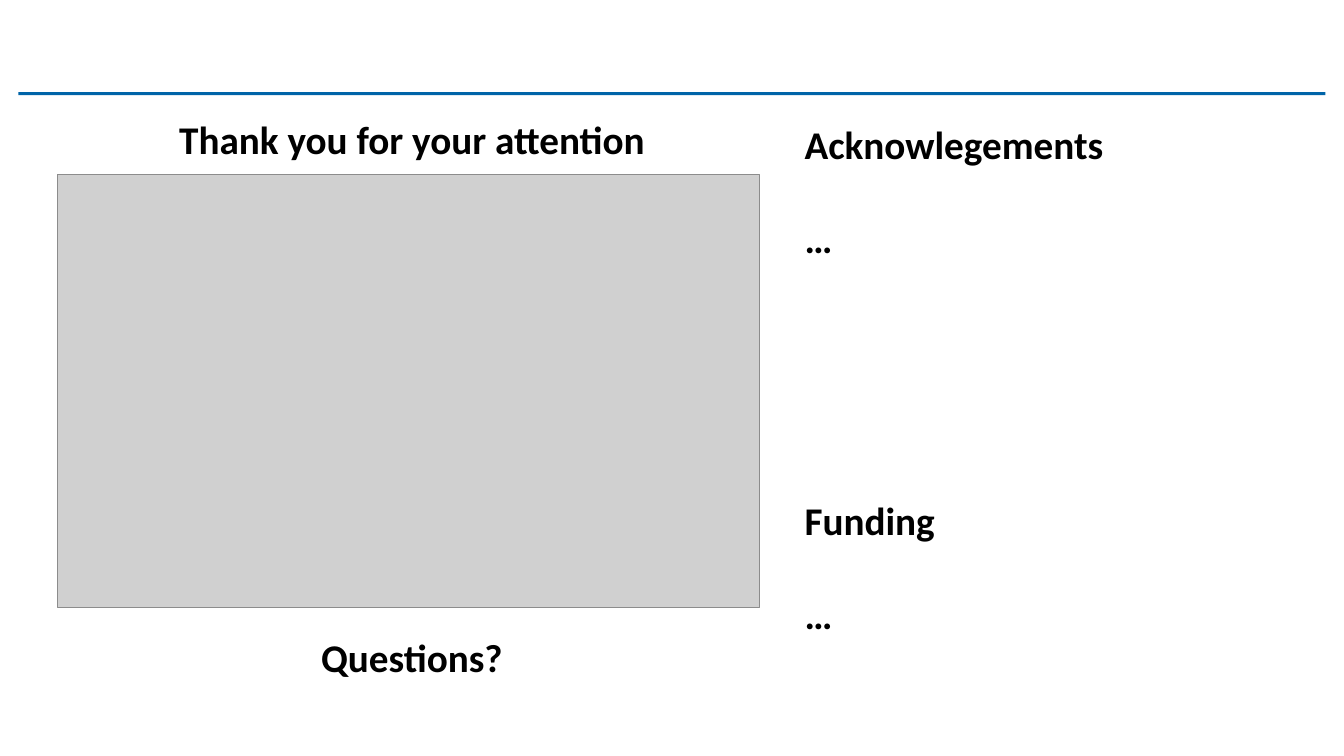
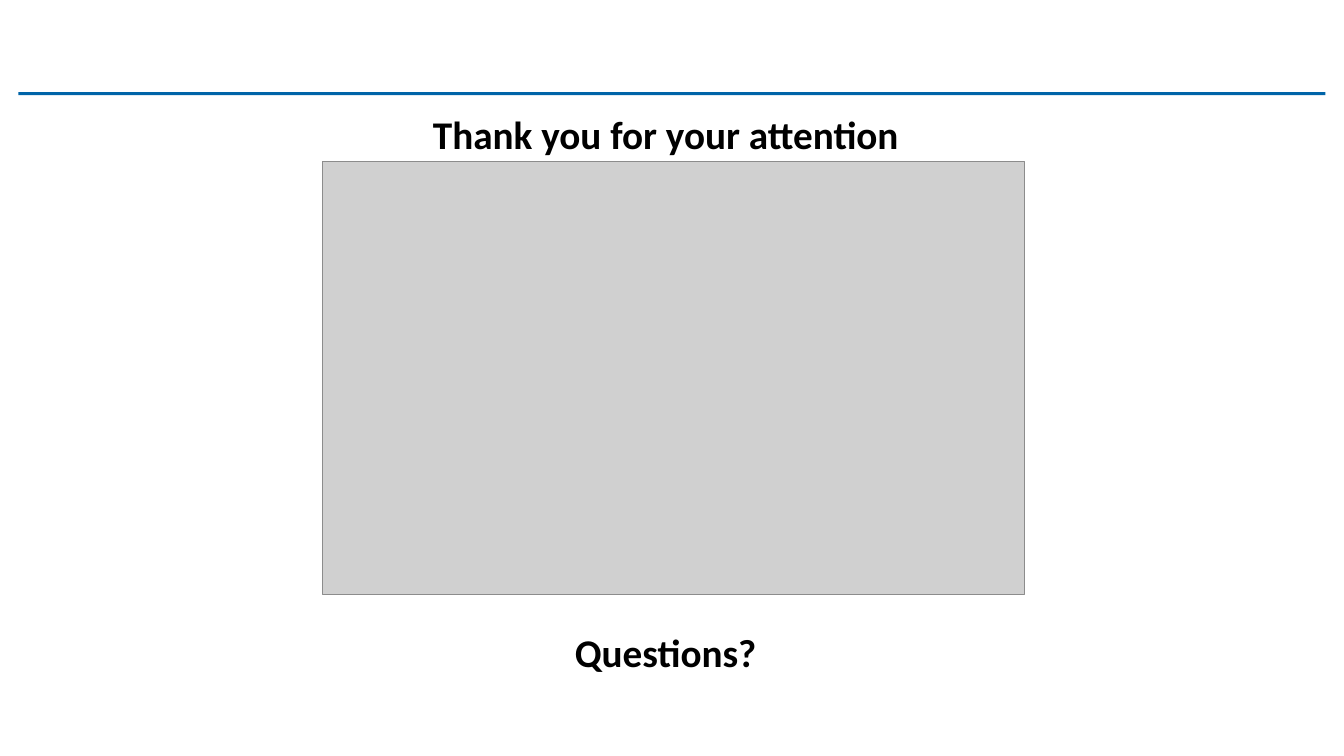
Before and after one commit to iAMB-RWTH-Aachen/BioLabSim, a slide deck: slide 9 of MetEngSim_Introduction.pptx (slide 8 before the commit). Drawn at 1344x756 pixels with LibreOffice and Linux fonts; fonts in the diff are those of the drawing; grey boxes stand for pictures; background and template pictures are left out. Boxes give left, top, right and bottom in pixels: in the first picture for what was removed or moved away, otherwise in the second. Text is boxed around its words. In the diff, an @@ line names an element or a change of style, - is before the commit and + after.

```diff
--- a/MetEngSim_Introduction.pptx
+++ b/MetEngSim_Introduction.pptx
@@ title "Thank you for your attention ...": place and size @@
-title "Thank you for your attention ..." at [179, 126, 645, 677]
+title "Thank you for your attention ..." at [433, 121, 899, 672]
@@ text removed at [805, 131, 1104, 542] @@
-Acknowlegements
-…
-Funding
-…
@@ picture: place and size @@
-picture at [57, 174, 760, 607]
+picture at [323, 161, 1025, 594]
```
Also in this commit, not shown: 5 other slides changed, 1 slide added.
